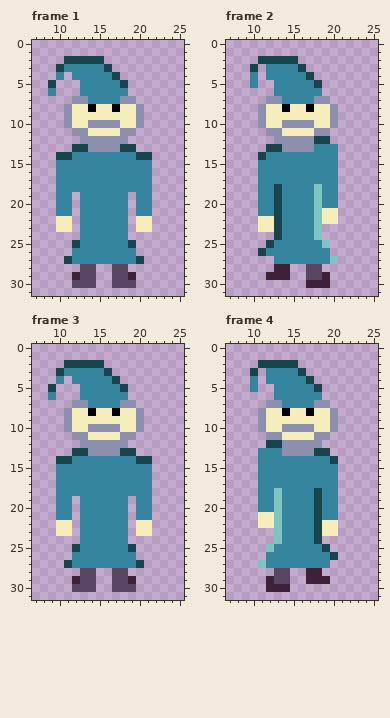
A pixel-art file gets an edit: resources/raw/player.aseprite. The picture above is the old version.
32x32 pixels, 4 frames. Shown: frame 1: x 7..25, y 0..31; frame 2: x 7..25, y 0..31; frame 3: x 7..25, y 0..31; frame 4: x 7..25, y 0..31. The commit also changed other frames, which this record leaves out.
The same view after the edit:
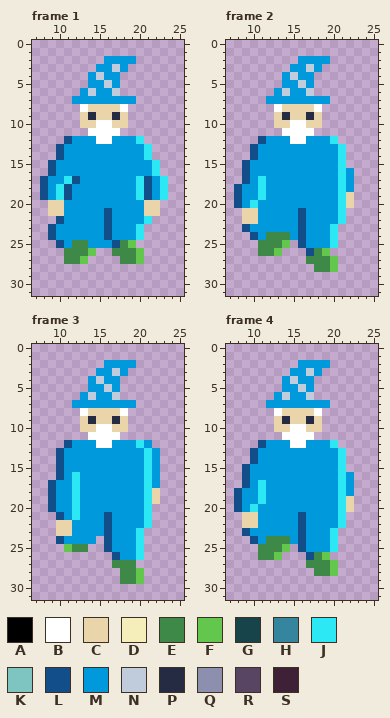
Palette (. is transparent): A #000000  B #ffffff  C #ead4aa  D #f5edba  E #3e8948  F #63c74d  G #17434b  H #34859d  J #2ce8f5  K #7ec4c1  L #124e89  M #0099db  N #c0cbdc  P #262b44  Q #8c8fae  R #584563  S #3e2137
What changed:
layer "shoes" added
layer "skin" added
Changed rows in their new state; - is an unchanged pixel.
Frame 1:
first column x 8:
 2 ---.....MMMM----
 3 --.....MMNM-----
 4 --.-..MNMM------
 5 -.---.MMNM.-----
 6 -.---MNMMN.-----
 7 ----MMMMMMMM----
 8 ---..BCCCCB..---
 9 ---..CPCCPC..---
10 ---..CCBBCC..---
11 ----..BBBB..----
12 ---LMMMBBMMMJ---
13 --LMMMMMMMMMMJ--
14 --LMMMMMMMMMMJ--
15 -LMMMMMMMMMMMMJ-
16 -LMMMMMMMMMMMMJ-
17 LMMJLMMMMMMMJLMJ
18 LMJLMMMMMMMMJLMJ
19 LMJLMMMMMMMMJLMJ
20 -CCMMMMMMMMMMCC-
21 -CCMMMMMLMMMMCC-
22 --LMMMMMLMMMMJ--
23 -LMMMMMMLMMMJ.--
24 -LMMMMMMLMMMJ---
25 --LMEEMMMLEF----
26 ---EEEF..EEEF---
27 ---EEF....EEF---
28 -----..--..-----
29 ----...--...----
30 ----...--...----
Frame 2:
first column x 8:
 2 ---.....MMMM---
 3 --.-...MMNM----
 4 --.-..MNMM-----
 5 --.--.MMNM.----
 6 -----MNMMN.----
 7 ----MMMMMMMM---
 8 ---..BCCCCB..--
 9 ---..CPCCPC..--
10 ---..CCBBCC..--
11 ----..BBBB..---
12 ---LMMMBBMMMJ--
13 --LMMMMMMMMMMJ-
14 --LMMMMMMMMMMJ-
15 -LMMMMMMMMMMMJ-
16 -LMMMMMMMMMMMJM
17 -LMJMMMMMMMMMJM
18 LMMJMMMMMMMMMJM
19 LMMJMMMMMMMMMJC
20 LMJMMMMMMMMMMJC
21 -CCMMMMMLMMMMJ-
22 -CCMMMMMLMMMMJ-
23 -LMMMMMMLMMMJ--
24 --LMEEEMLMMMJ--
25 ---EEEF.LMMMJ--
26 ---EEF...LEF---
27 -----....EEEF--
28 -----..--.EEF--
29 ----...--...---
30 ---------...---
Frame 3:
first column x 9:
 2 --.....MMMM---
 3 -.....MMNM----
 4 -.-..MNMM-----
 5 .---.MMNM.----
 6 .---MNMMN.----
 7 ---MMMMMMMM---
 8 --..BCCCCB..--
 9 --..CPCCPC..--
10 --..CCBBCC..--
11 ---..BBBB..---
12 --LMMMBBMMMJM-
13 -LMMMMMMMMMMJM
14 -LMMMMMMMMMMJM
15 -LMMMMMMMMMMJM
16 -LMJMMMMMMMMJM
17 LMMJMMMMMMMMJM
18 LMMJMMMMMMMMJC
19 LMMJMMMMMMMMJC
20 LMMJMMMMMMMMJ-
21 -LMJMMMLMMMMJ-
22 -CCMMMMLMMMMJ-
23 -CCMMMMLMMMJ.-
24 -LMMMM.LMMMJ--
25 --FEE..LMMMJ--
26 ---.....LMMJ--
27 --......EEE.--
28 ----..--.EEF--
29 ---...--.EEF--
30 ---...--...---
Frame 4:
first column x 8:
 2 ---.....MMMM---
 3 --.-...MMNM----
 4 --.-..MNMM-----
 5 --.--.MMNM.----
 6 -----MNMMN.----
 7 ----MMMMMMMM---
 8 ---..BCCCCB..--
 9 ---..CPCCPC..--
10 ---..CCBBCC..--
11 ----..BBBB..---
12 ---LMMMBBMMMJ--
13 --LMMMMMMMMMMJ-
14 --LMMMMMMMMMMJ-
15 -LMMMMMMMMMMMJ-
16 -LMMMMMMMMMMMJM
17 -LMJMMMMMMMMMJM
18 LMMJMMMMMMMMMJM
19 LMMJMMMMMMMMMJC
20 LMJMMMMMMMMMMJC
21 -CCMMMMMLMMMMJ-
22 -CCMMMMMLMMMMJ-
23 -LMMMMMMLMMMJ--
24 --LMEEEMLMMMJ--
25 ---EEEF.LMMMJ--
26 ---EEF...LEF.--
27 ---......EEEF--
28 -----..--.EEF--
29 ----...--...---
30 ----...--------
Pixel boxes of the changes (left, top, right, bottom) in both pictures:
changed: (40, 56, 168, 288)
changed: (234, 56, 354, 288)
changed: (48, 360, 160, 592)
changed: (234, 360, 354, 592)
